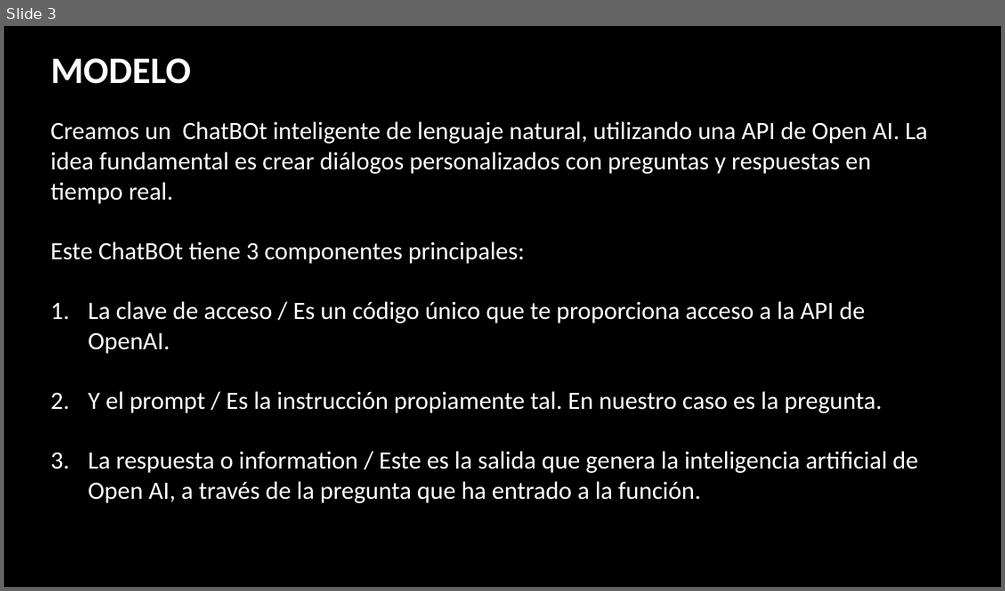
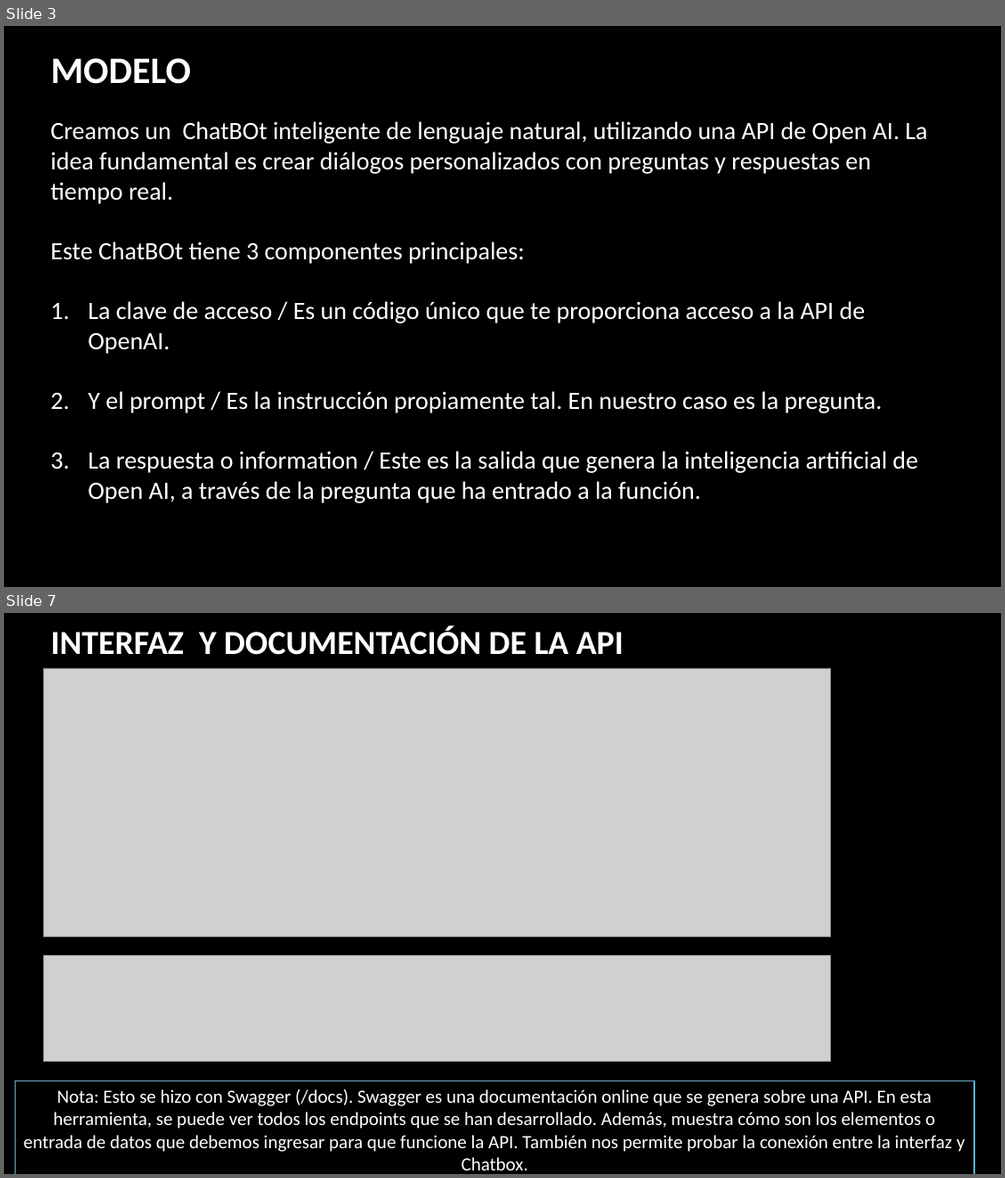
Before and after one commit to jsandovh/Mlops_UAI_2024, a slide deck: TAREA FINAL - MLOps Engineering 2024.pptx. Shown one above the other, each under a label of ours: slide 3 before the commit, slides 3 and 7 after it; the slides between them are not shown. The pictures are 1005x591 and 1005x1178 pixels, drawn with LibreOffice and Linux fonts; fonts in the diff are those of the drawing; grey boxes stand for pictures; background and template pictures are left out. Boxes give left, top, right and bottom in pixels: in the first picture for what was removed or moved away, otherwise in the second. Text is boxed around its words. In the diff, an @@ line names an element or a change of style, - is before the commit and + after.

```diff
--- a/TAREA FINAL - MLOps Engineering 2024.pptx
+++ b/TAREA FINAL - MLOps Engineering 2024.pptx
@@ slide 7 added at <box>4,613,1001,1174</box>, background picture (left out) @@
@@ title added at <box>51,626,623,655</box>, 32.4 pt, text #FFFFFF, bold @@
+INTERFAZ Y DOCUMENTACIÓN DE LA API
@@ picture added at <box>44,668,831,937</box> @@
@@ picture added at <box>44,956,831,1062</box> @@
@@ rectangle added at <box>16,1081,975,1174</box>, outline #6AADC8 1.5 pt, 18 pt, text #FFFFFF @@
+Nota: Esto se hizo con Swagger (/docs). Swagger es una documentación online que se genera sobre una API. En esta herramienta, se puede ver todos los endpoints que se han desarrollado. Además, muestra cómo son los elementos o entrada de datos que debemos ingresar para que funcione la API. También nos permite probar la conexión entre la interfaz y Chatbox.
```
Also in this commit, not shown: 2 slides changed, 2 other slides added.
